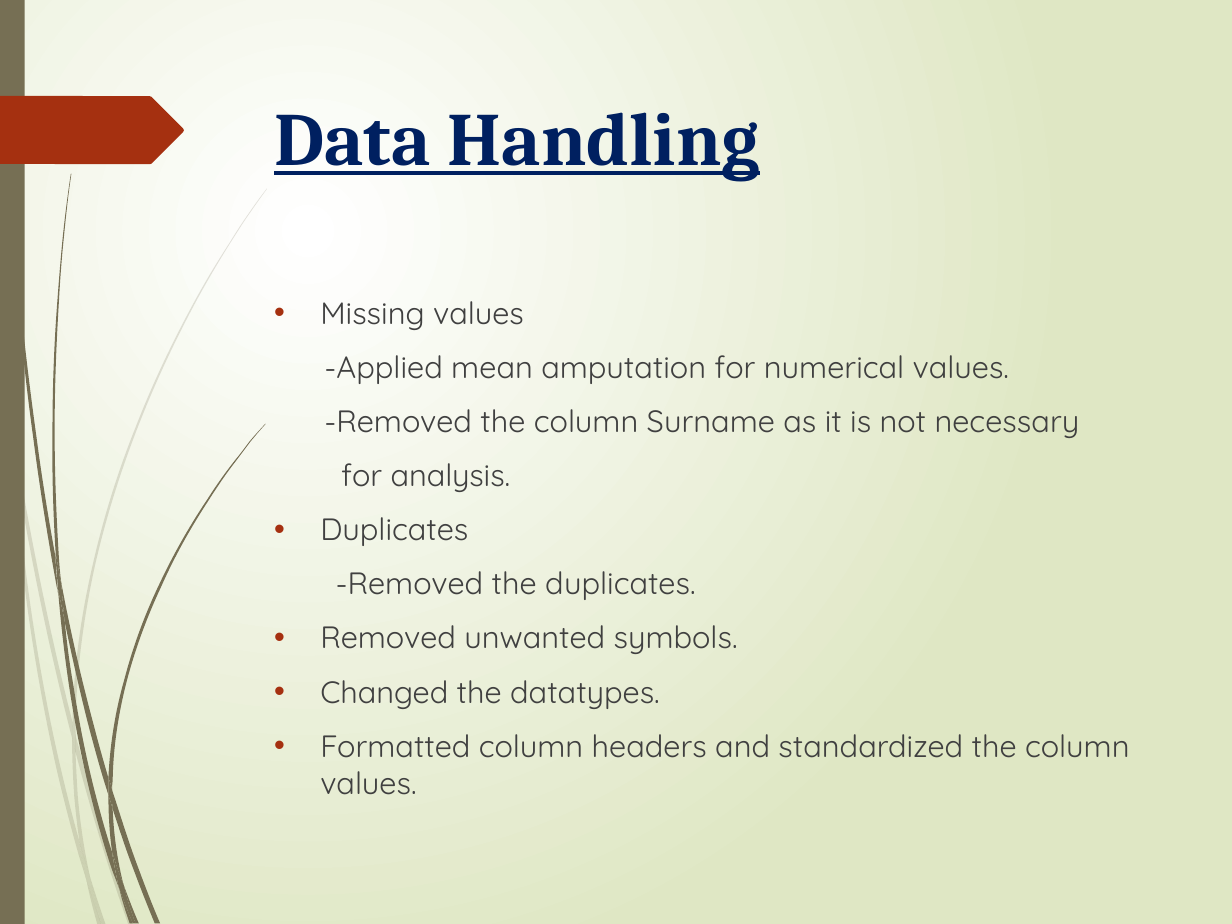
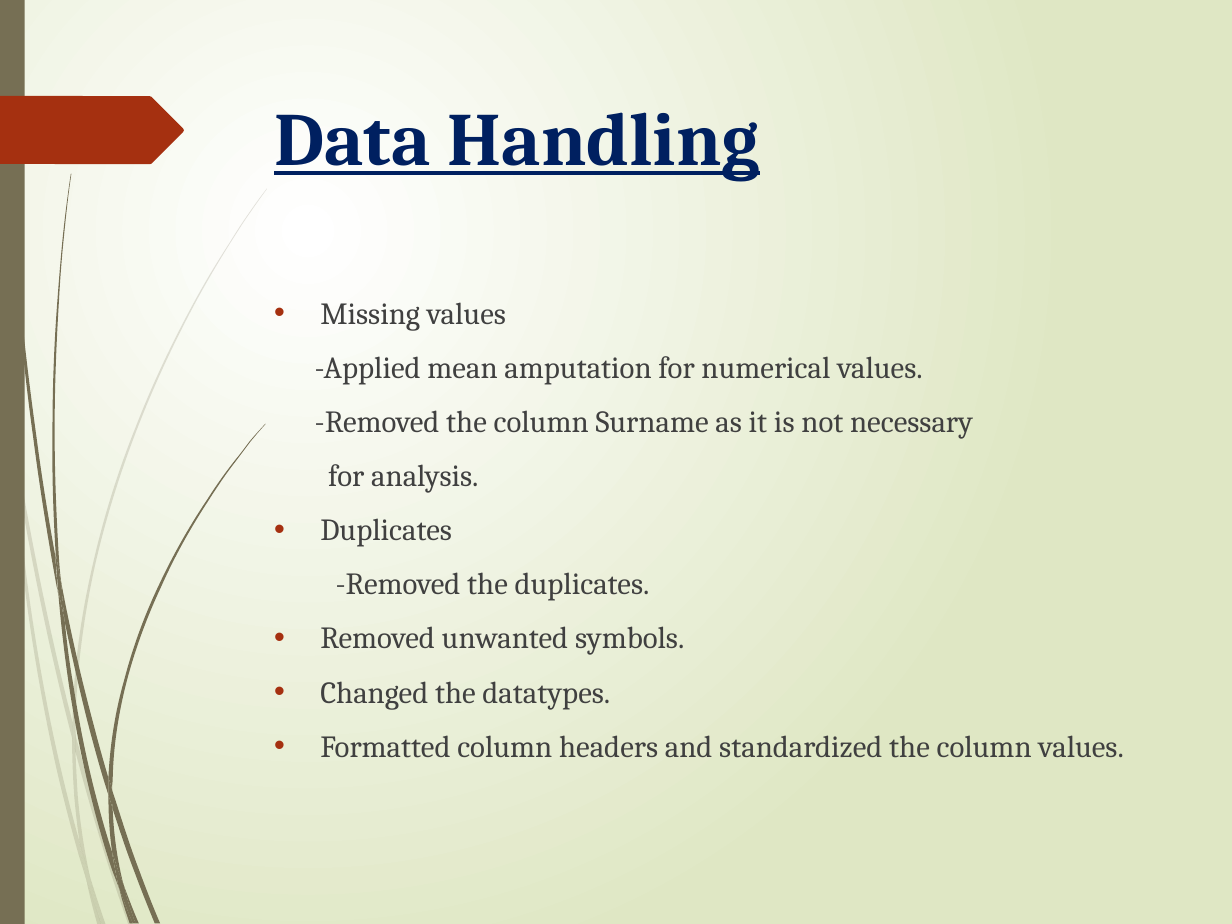
Before and after one commit to MariyaBuilds/Banking-Customer-Churn-Analysis, a slide deck: slide 5 of BankCustomerchurnanalysis.pptx. Drawn at 1232x924 pixels with LibreOffice and Linux fonts; fonts in the diff are those of the drawing. Boxes give left, top, right and bottom in pixels: in the first picture for what was removed or moved away, otherwise in the second. Text is boxed around its words. In the diff, an @@ line names an element or a change of style, - is before the commit and + after.

```diff
--- a/BankCustomerchurnanalysis.pptx
+++ b/BankCustomerchurnanalysis.pptx
@@ text "Missing values" at box(315, 302, 1123, 758): font Quicksand to Cambria @@
```
Also in this commit, not shown: 1 other slide changed, 1 slide added.
